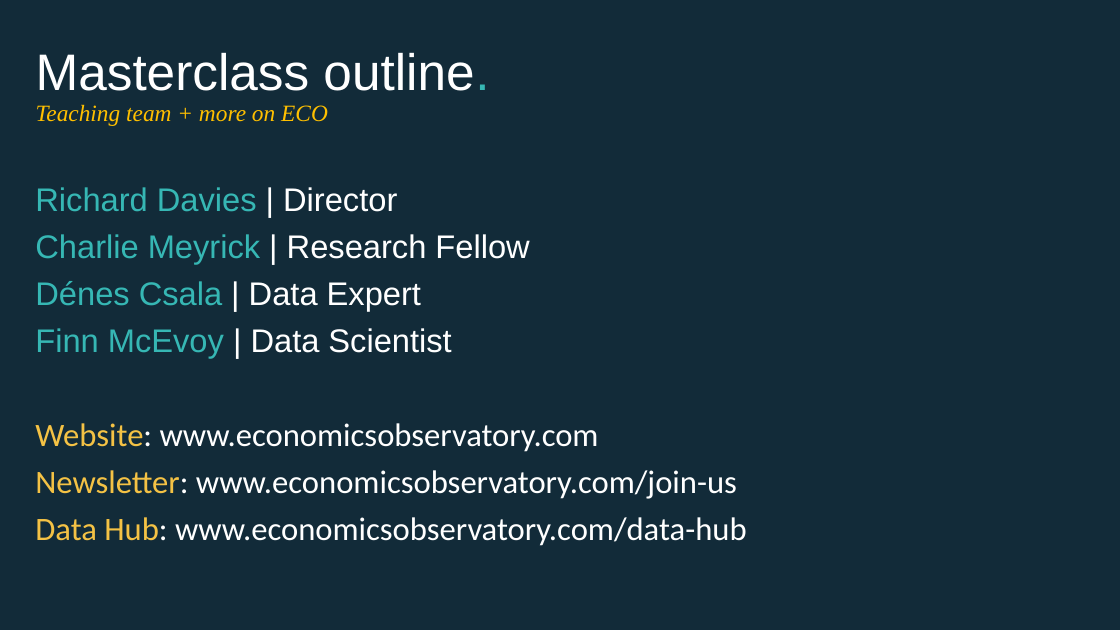
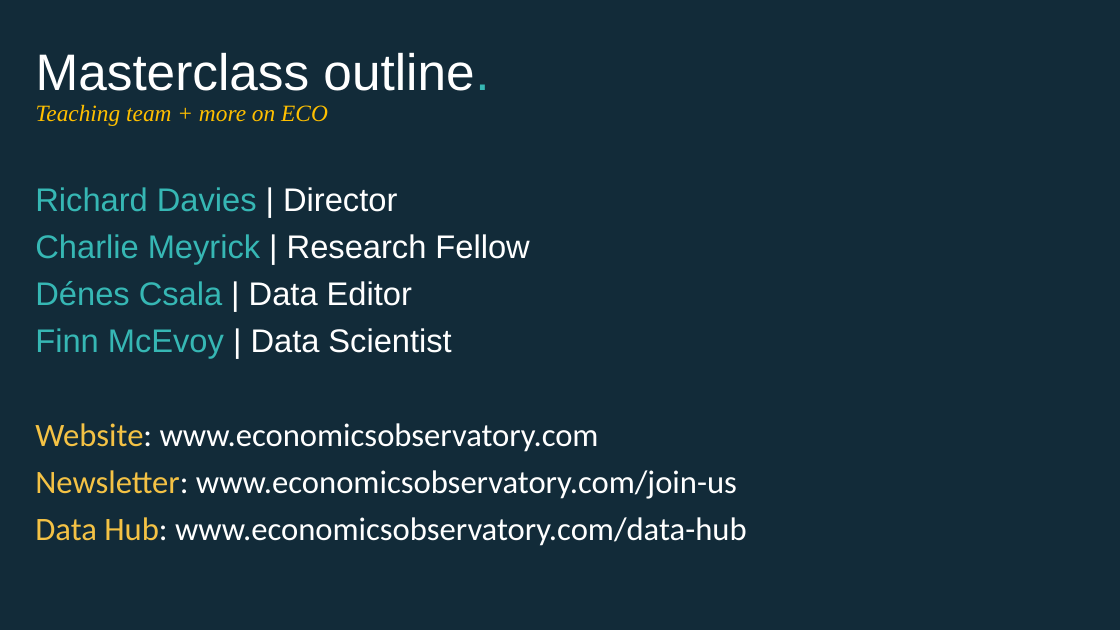
Before and after one commit to EconomicsObservatory/courses, a slide deck: slide 13 of 1/s1_Charts_as_data.pptx. Drawn at 1120x630 pixels with LibreOffice and Linux fonts; fonts in the diff are those of the drawing. Boxes give left, top, right and bottom in pixels: in the first picture for what was removed or moved away, otherwise in the second. Text is boxed around its words. In the diff, an @@ line names an element or a change of style, - is before the commit and + after.

```diff
--- a/1/s1_Charts_as_data.pptx
+++ b/1/s1_Charts_as_data.pptx
@@ text at bbox=[35, 281, 412, 306]: text changed @@
-Dénes Csala | Data Expert
+Dénes Csala | Data Editor
```
Also in this commit, not shown: 4 other files.
